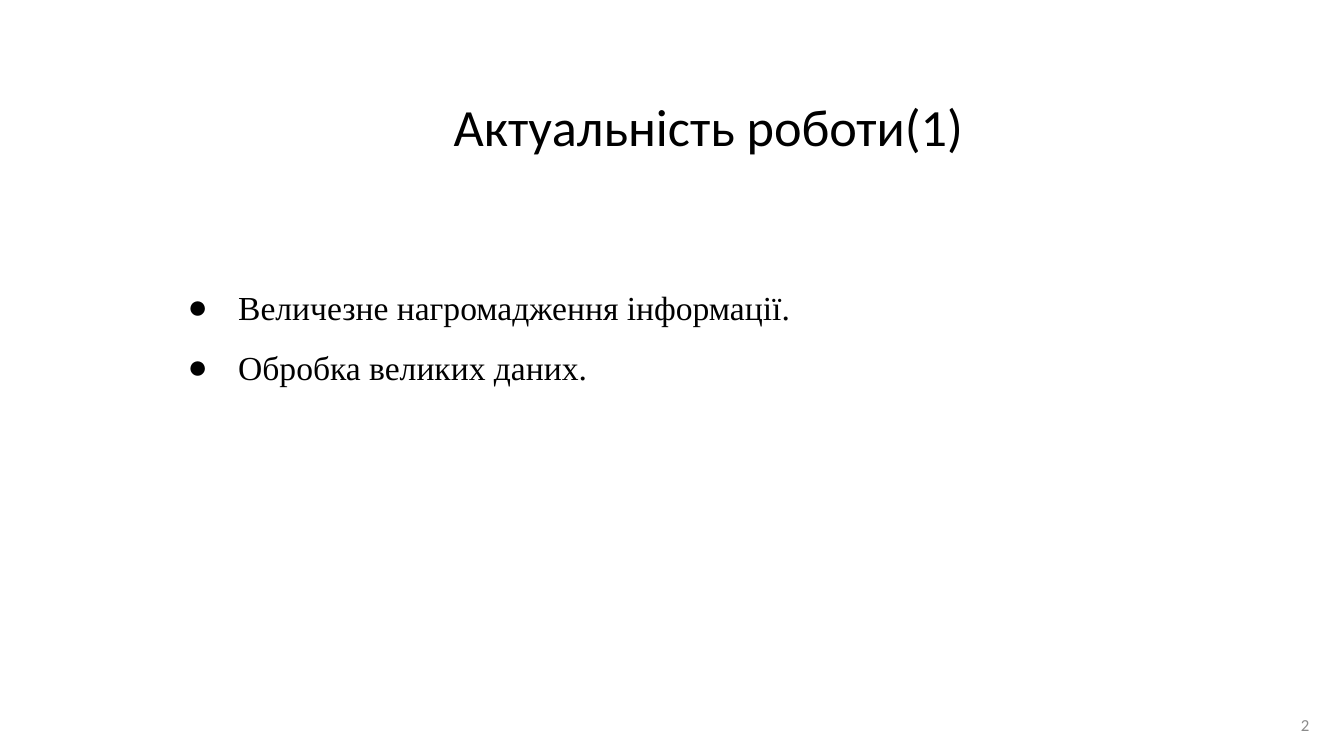
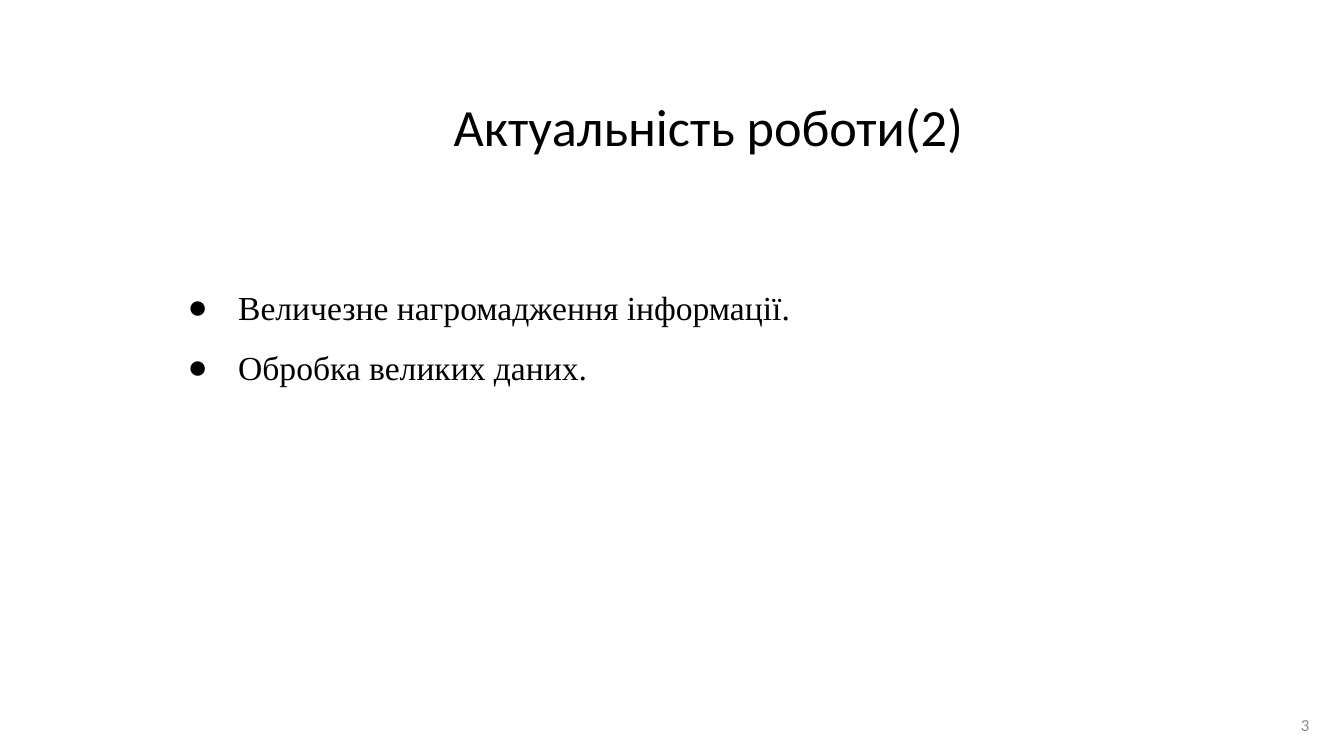
Before and after one commit to AndriiHavryliuk1/master2, a slide deck: slide 3 of docs/Дослідження_роботи_алгоритму_apriori.pptx (slide 2 before the commit). Drawn at 1344x756 pixels with LibreOffice and Linux fonts; fonts in the diff are those of the drawing. Boxes give left, top, right and bottom in pixels: in the first picture for what was removed or moved away, otherwise in the second. Text is boxed around its words. In the diff, an @@ line names an element or a change of style, - is before the commit and + after.

```diff
--- a/docs/Дослідження_роботи_алгоритму_apriori.pptx
+++ b/docs/Дослідження_роботи_алгоритму_apriori.pptx
@@ title at (454,108,963,155): text changed @@
-Актуальність роботи(1)
+Актуальність роботи(2)
@@ page number at (1301,720,1310,731): text changed @@
-2
+3
```
Also in this commit, not shown: 5 other slides changed, 7 slides added, 4 slides removed, 1 other file.
